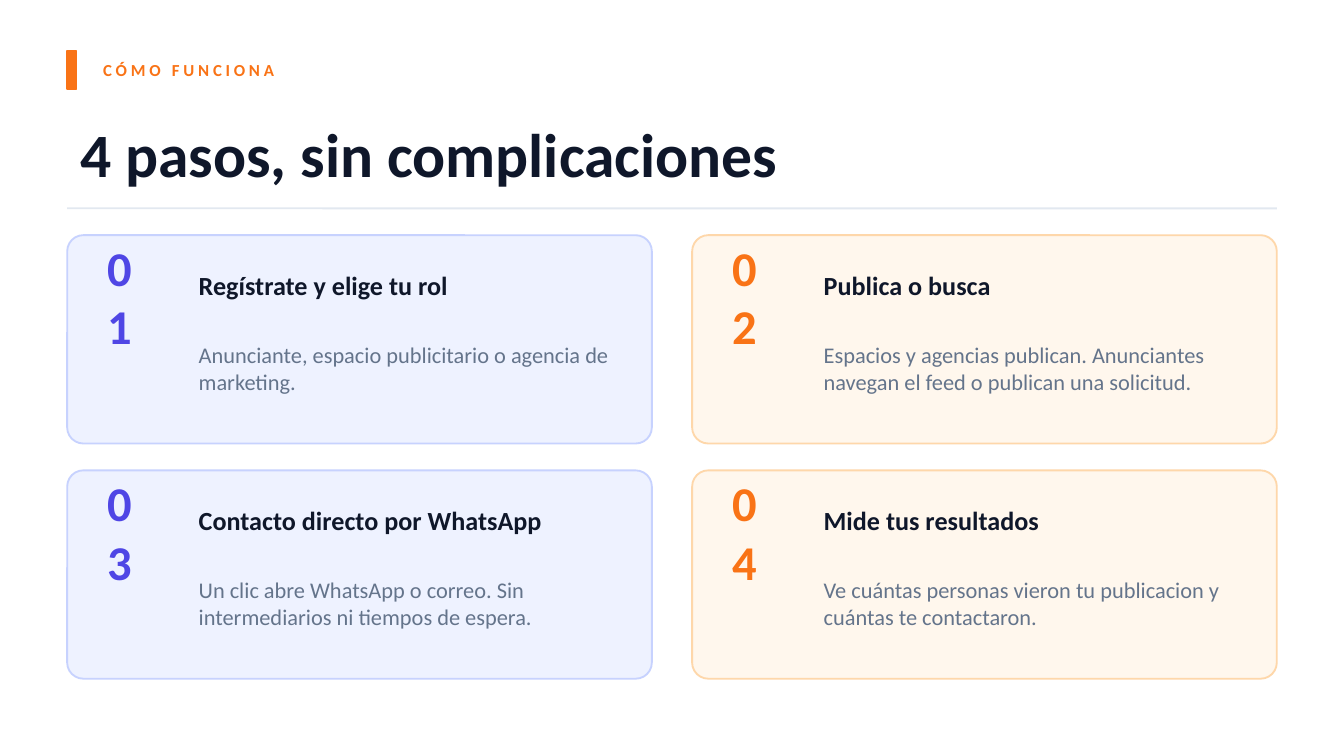
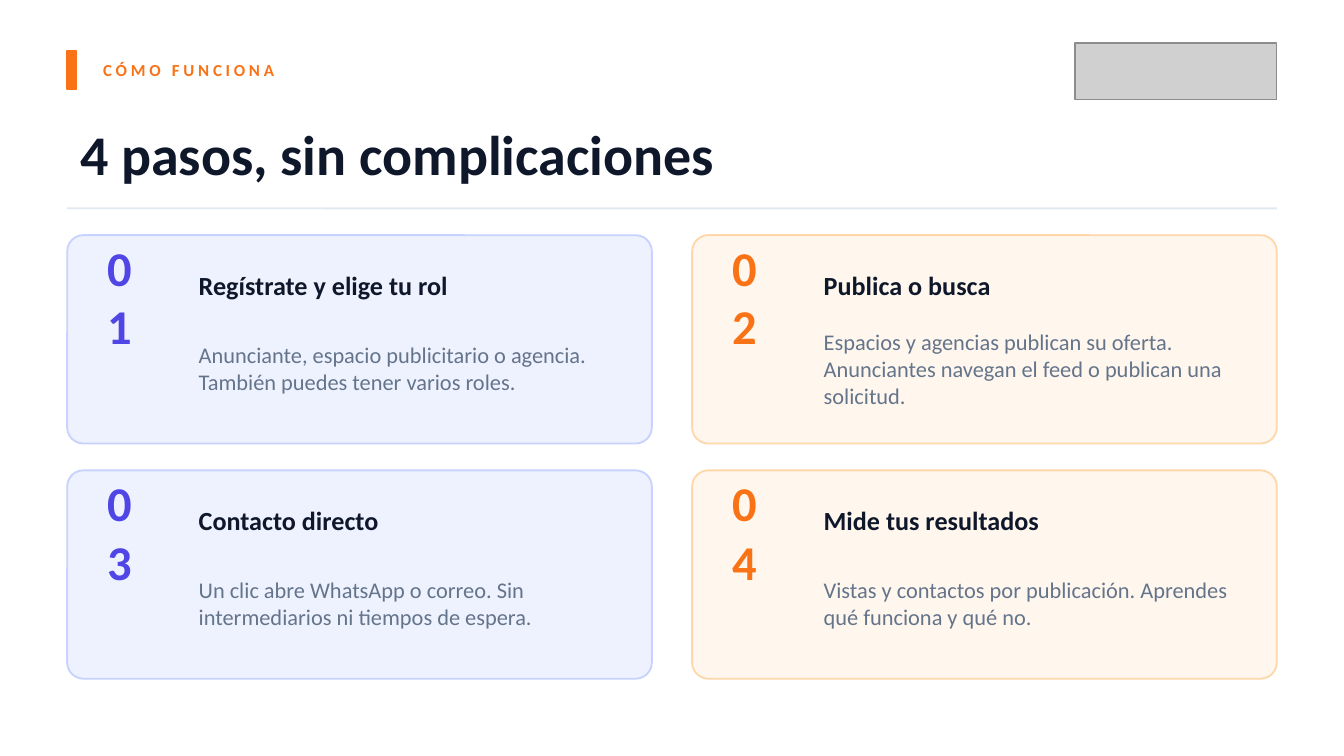
Before and after one commit to SpotU-online-org/spotu-webapp, a slide deck: slide 4 of docs/SpotU_Presentacion.pptx. Drawn at 1344x756 pixels with LibreOffice and Linux fonts; fonts in the diff are those of the drawing; grey boxes stand for pictures. Boxes give left, top, right and bottom in pixels: in the first picture for what was removed or moved away, otherwise in the second. Text is boxed around its words. In the diff, an @@ line names an element or a change of style, - is before the commit and + after.

```diff
--- a/docs/SpotU_Presentacion.pptx
+++ b/docs/SpotU_Presentacion.pptx
@@ picture added at (x1=1075, y1=43, x2=1277, y2=99) @@
@@ text "4 pasos, sin complicaciones" at (x1=80, y1=135, x2=713, y2=184): size 33 to 30 pt @@
@@ text at (x1=199, y1=347, x2=586, y2=394): text changed @@
-Anunciante, espacio publicitario o agencia de marketing.
+Anunciante, espacio publicitario o agencia. También puedes tener varios roles.
@@ text at (x1=824, y1=334, x2=1221, y2=404): text changed @@
-Espacios y agencias publican. Anunciantes navegan el feed o publican una solicitud.
+Espacios y agencias publican su oferta. Anunciantes navegan el feed o publican una solicitud.
@@ text at (x1=199, y1=511, x2=378, y2=530): text changed @@
-Contacto directo por WhatsApp
+Contacto directo
@@ text at (x1=824, y1=582, x2=1227, y2=629): text changed @@
-Ve cuántas personas vieron tu publicacion y cuántas te contactaron.
+Vistas y contactos por publicación. Aprendes qué funciona y qué no.
```
Also in this commit, not shown: 8 other slides changed, 4 slides added, 3 slides removed, 13 other files.
